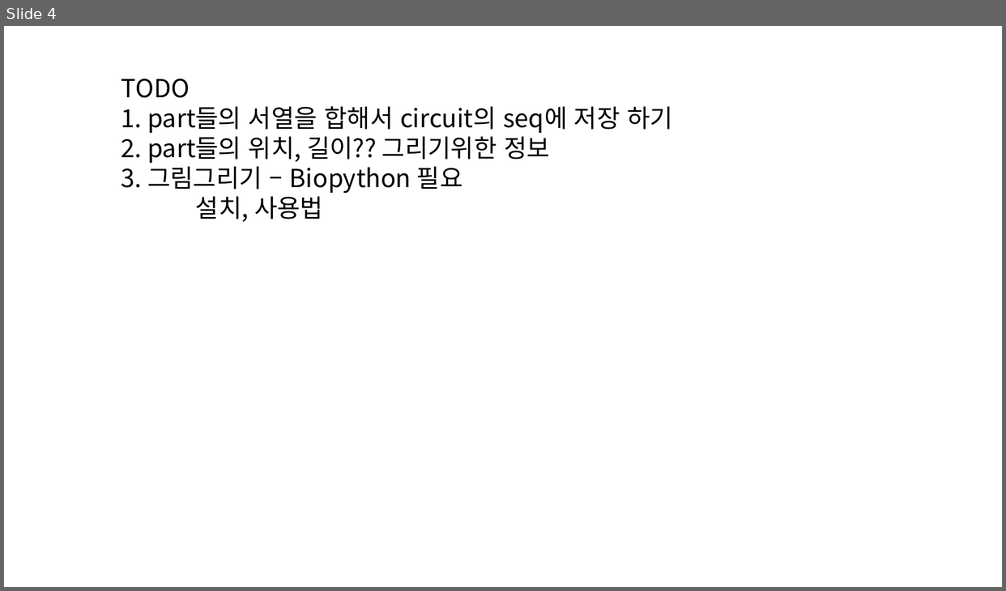
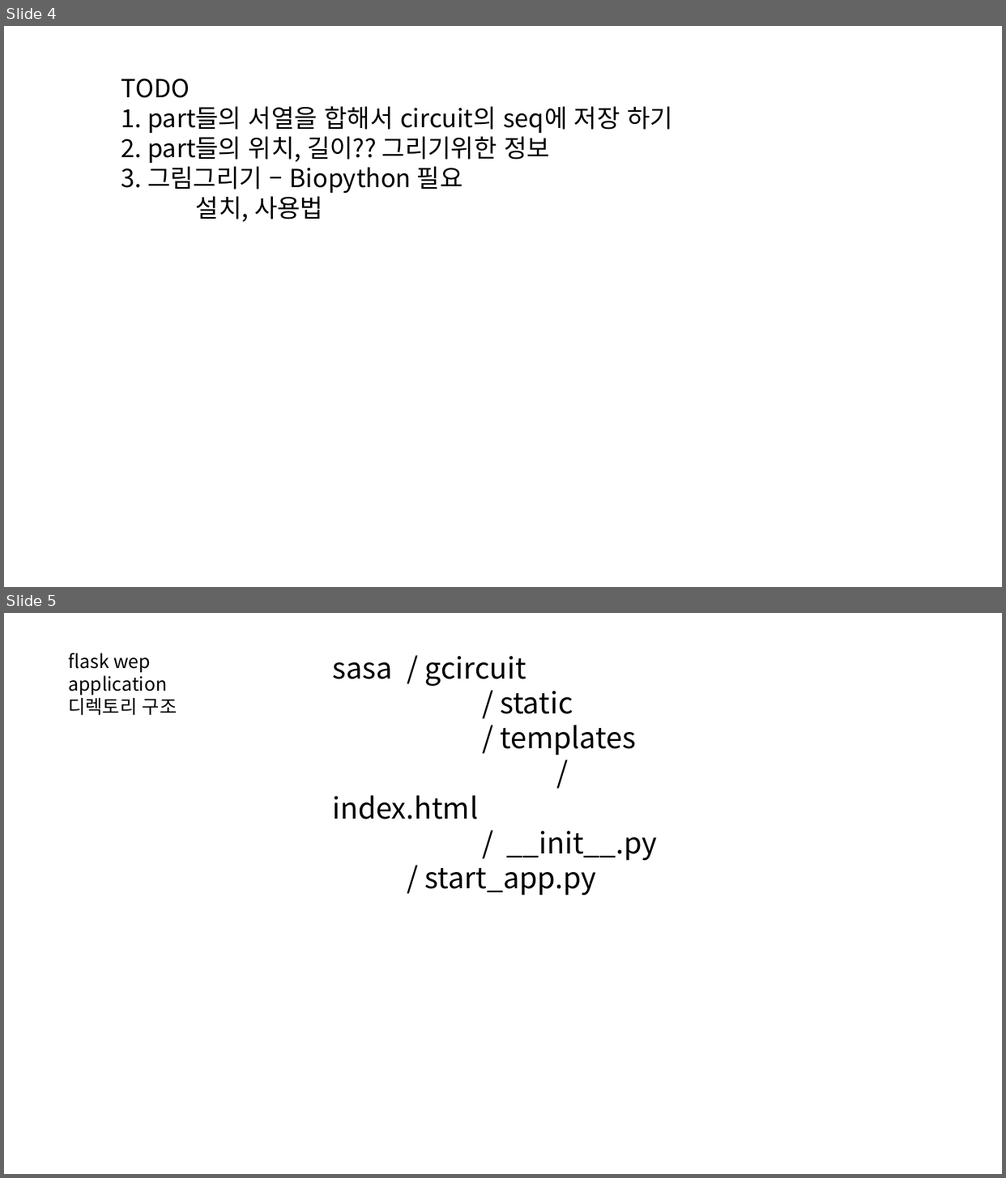
Before and after one commit to greendaygh/sasa, a slide deck: sasa_project.pptx. Shown one above the other, each under a label of ours: slide 4 before the commit, slides 4 and 5 after it. The pictures are 1006x591 and 1006x1178 pixels, drawn with LibreOffice and Linux fonts; fonts in the diff are those of the drawing. Boxes give left, top, right and bottom in pixels: in the first picture for what was removed or moved away, otherwise in the second. Text is boxed around its words. In the diff, an @@ line names an element or a change of style, - is before the commit and + after.

```diff
--- a/sasa_project.pptx
+++ b/sasa_project.pptx
@@ slide 5 added at (4,613,1002,1174), background #FFFFFF @@
@@ text added at (68,653,177,715), 18 pt, text #000000 @@
+flask wep application
+디렉토리 구조
@@ text added at (332,656,657,896), 28 pt, text #000000 @@
+sasa / gcircuit
+/ static
+/ templates
+/ index.html
+/ __init__.py
+/ start_app.py
```
Also in this commit, not shown: 2 other slides added, 9 other files.
